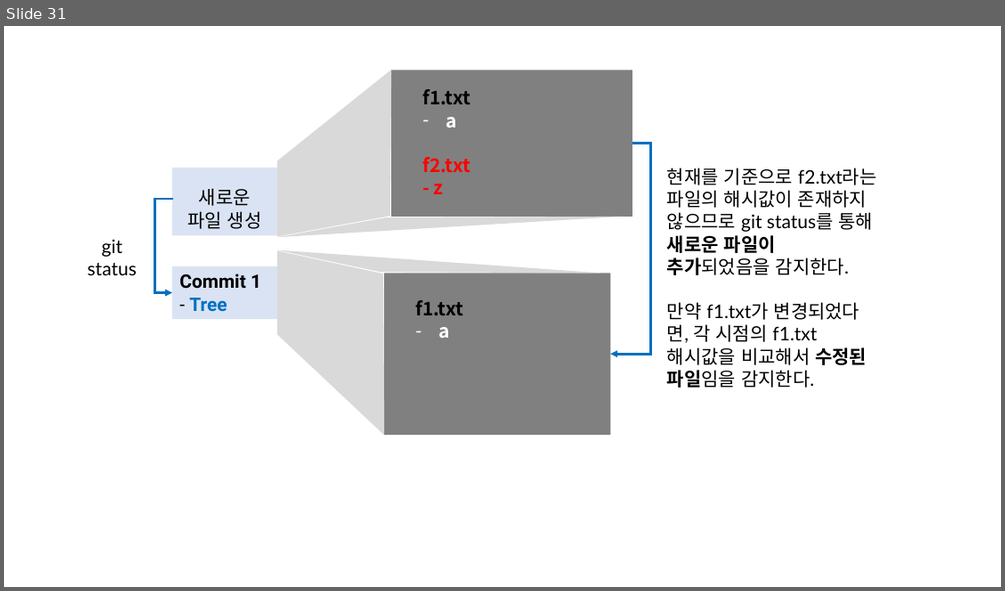
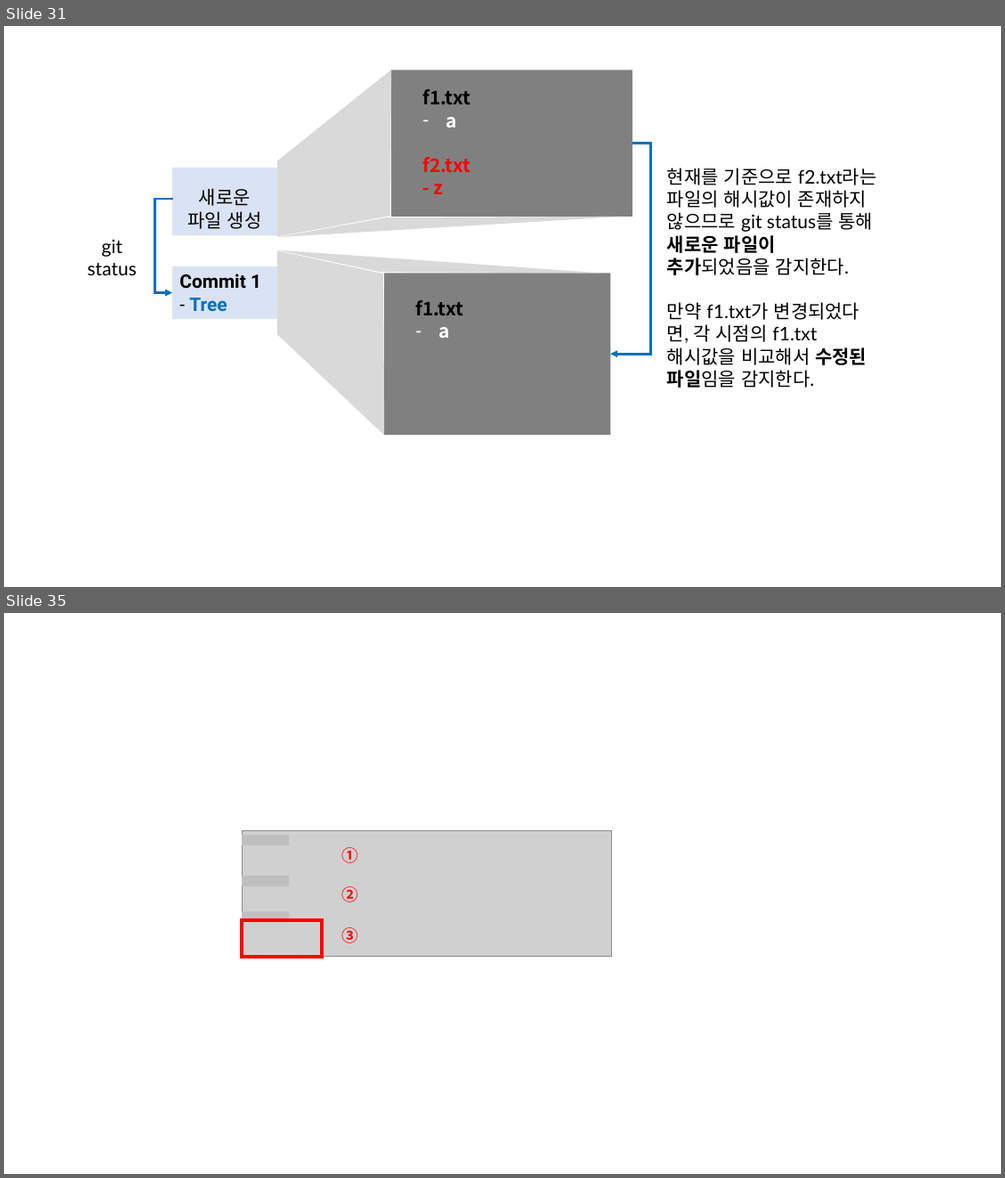
Before and after one commit to Han-Joon-Hyeok/TIL, a slide deck: Git/images/images.pptx. Shown one above the other, each under a label of ours: slide 31 before the commit, slides 31 and 35 after it; the slides between them are not shown. The pictures are 1005x591 and 1005x1178 pixels, drawn with LibreOffice and Linux fonts; fonts in the diff are those of the drawing; grey boxes stand for pictures. Boxes give left, top, right and bottom in pixels: in the first picture for what was removed or moved away, otherwise in the second. Text is boxed around its words. In the diff, an @@ line names an element or a change of style, - is before the commit and + after.

```diff
--- a/Git/images/images.pptx
+++ b/Git/images/images.pptx
@@ slide 35 added at bbox=[4, 613, 1001, 1174], background #FFFFFF @@
@@ picture added at bbox=[242, 831, 612, 957] @@
@@ rectangle added at bbox=[242, 835, 289, 845], fill #BFBFBF @@
@@ text added at bbox=[342, 847, 359, 863], 16 pt, text #FF0000, bold @@
+①
@@ rectangle added at bbox=[242, 876, 289, 886], fill #BFBFBF @@
@@ text added at bbox=[342, 886, 359, 902], 16 pt, text #FF0000, bold @@
+②
@@ rectangle added at bbox=[242, 911, 289, 922], fill #BFBFBF @@
@@ rectangle added at bbox=[242, 920, 322, 957], outline #FF0000 3 pt @@
@@ text added at bbox=[342, 927, 359, 943], 16 pt, text #FF0000, bold @@
+③
```
Also in this commit, not shown: 16 other slides added, 18 other files.
